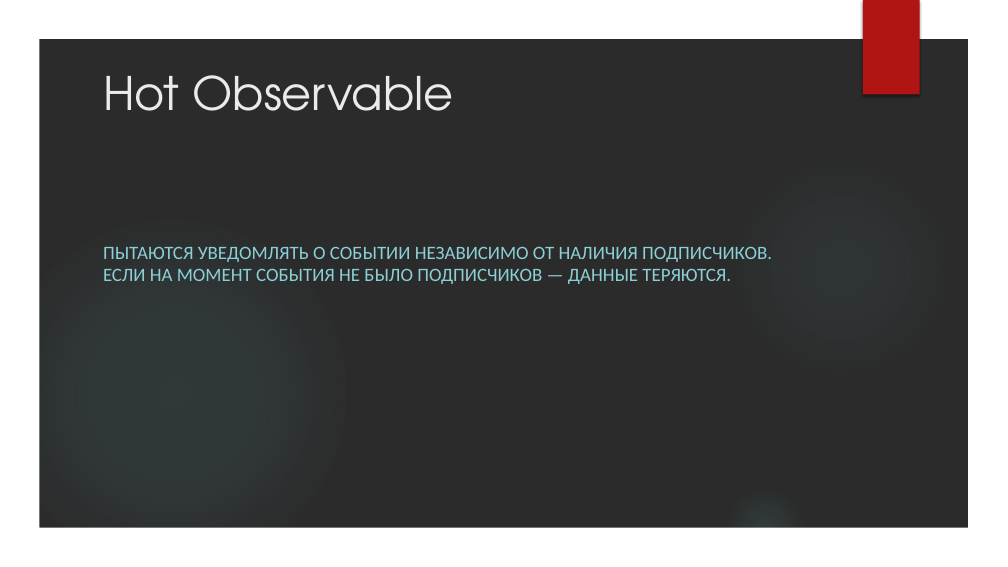
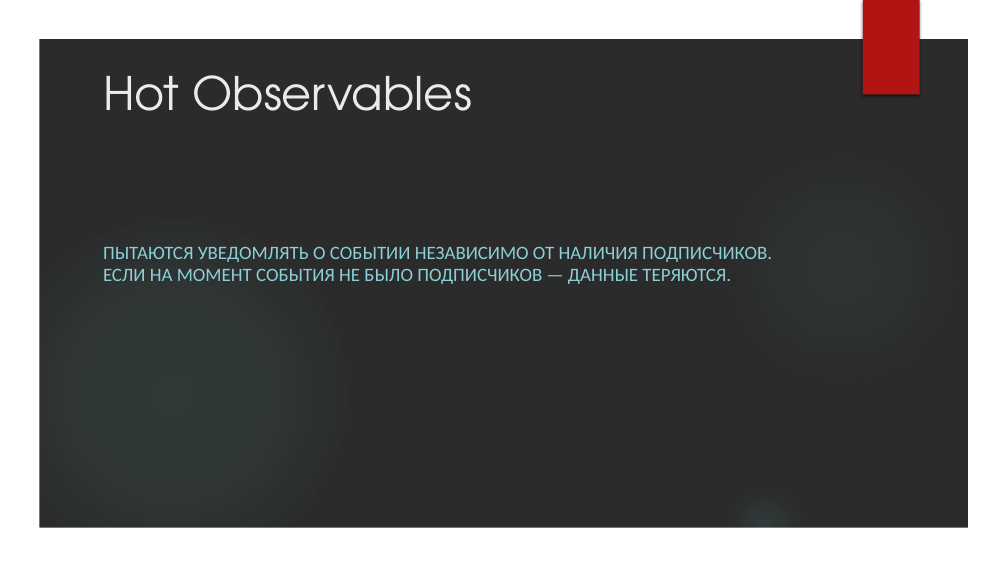
Before and after one commit to VladimirMakarevich/presentations, a slide deck: slide 46 of reactiveX/reactiveX.pptx (slide 45 before the commit). Drawn at 1008x567 pixels with LibreOffice and Linux fonts; fonts in the diff are those of the drawing; background and template pictures are left out; a plain dark background stands for a picture behind light text. Boxes give left, top, right and bottom in pixels: in the first picture for what was removed or moved away, otherwise in the second. Text is boxed around its words. In the diff, an @@ line names an element or a change of style, - is before the commit and + after.

```diff
--- a/reactiveX/reactiveX.pptx
+++ b/reactiveX/reactiveX.pptx
@@ title at (x1=103, y1=75, x2=472, y2=111): text changed @@
-Hot Observable
+Hot Observables
```
Also in this commit, not shown: 5 other slides changed, 1 slide added, 1 other file.
